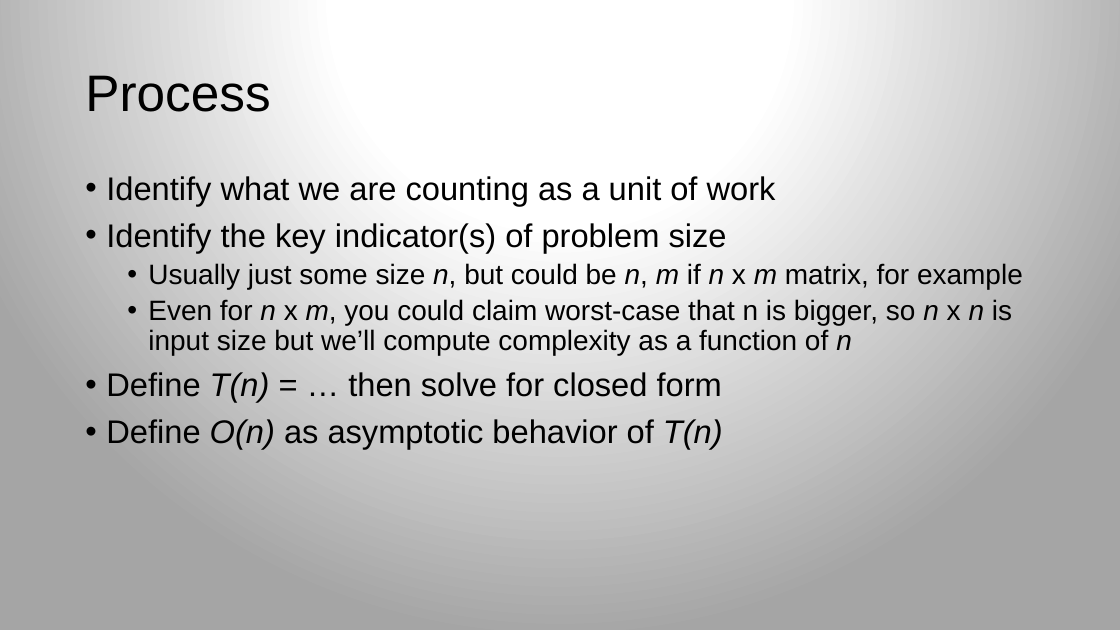
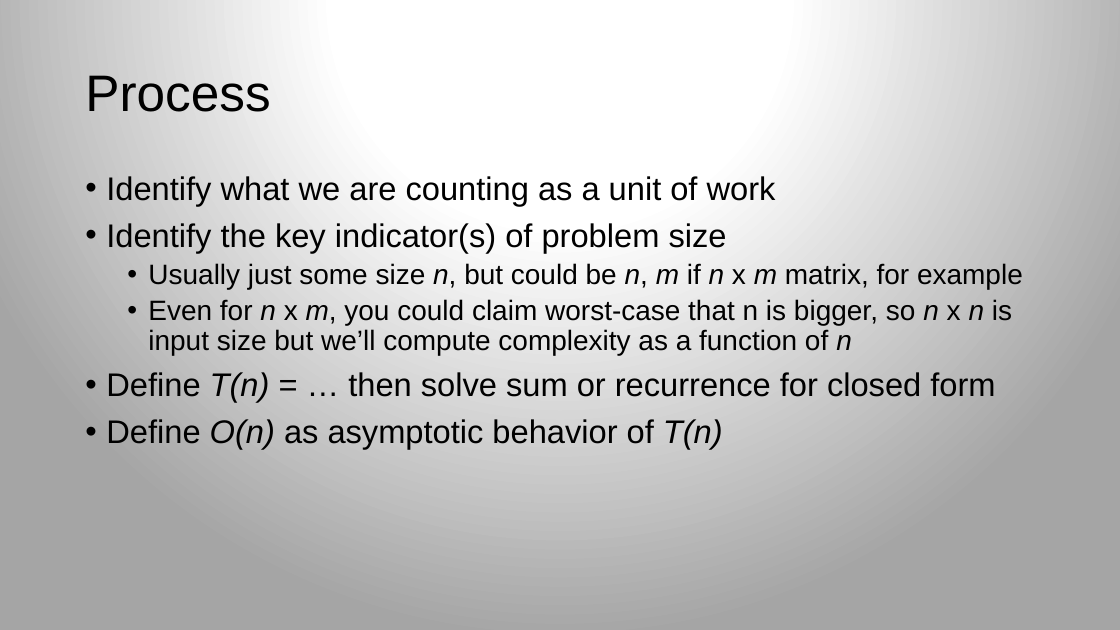
Before and after one commit to parrt/msds689, a slide deck: slide 11 of notes/complexity.pptx. Drawn at 1120x630 pixels with LibreOffice and Linux fonts; fonts in the diff are those of the drawing; background and template pictures are left out. Boxes give left, top, right and bottom in pixels: in the first picture for what was removed or moved away, otherwise in the second. Text is boxed around its words. In the diff, an @@ line names an element or a change of style, - is before the commit and + after.

```diff
--- a/notes/complexity.pptx
+++ b/notes/complexity.pptx
@@ text at [106,372,995,402]: text changed @@
-• Define T(n) = … then solve for closed form
+• Define T(n) = … then solve sum or recurrence for closed form
```
Also in this commit, not shown: 9 other slides changed, 2 slides added, 6 other files.
